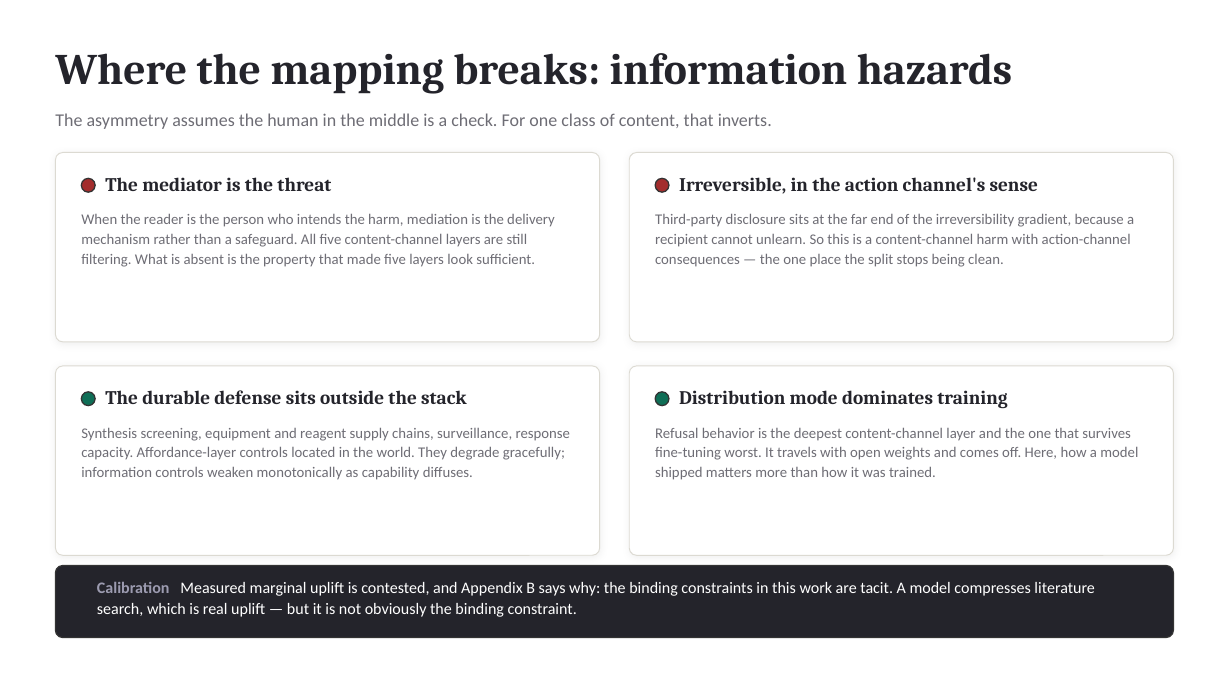
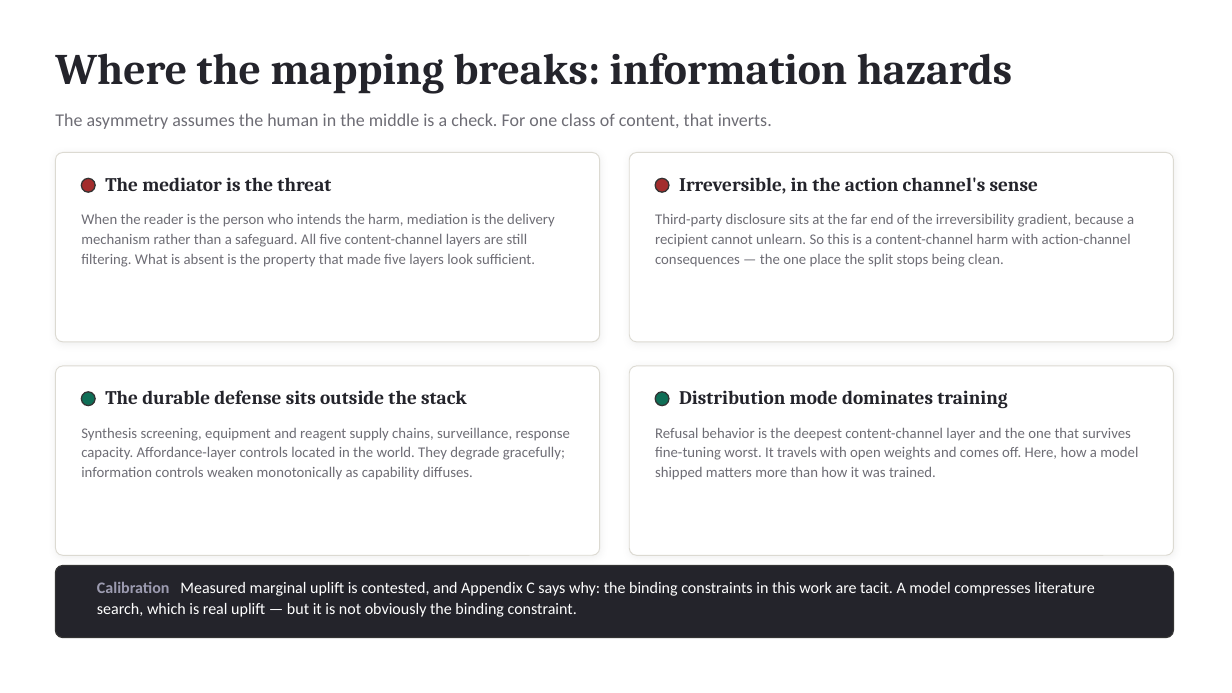
Before and after one commit to djc2002us/where-control-lives, a slide deck: slide 44 of where-control-lives-deck.pptx. Drawn at 1232x693 pixels with LibreOffice and Linux fonts; fonts in the diff are those of the drawing. Boxes give left, top, right and bottom in pixels: in the first picture for what was removed or moved away, otherwise in the second. Text is boxed around its words. In the diff, an @@ line names an element or a change of style, - is before the commit and + after.

```diff
--- a/where-control-lives-deck.pptx
+++ b/where-control-lives-deck.pptx
@@ text at (x1=97, y1=582, x2=1094, y2=617): text changed @@
-Calibration Measured marginal uplift is contested, and Appendix B says why: the binding constraints in this work are tacit. A model compresses literature search, which is real uplift — but it is not obviously the binding constraint.
+Calibration Measured marginal uplift is contested, and Appendix C says why: the binding constraints in this work are tacit. A model compresses literature search, which is real uplift — but it is not obviously the binding constraint.
```
Also in this commit, not shown: 4 other slides changed, 3 other files.
